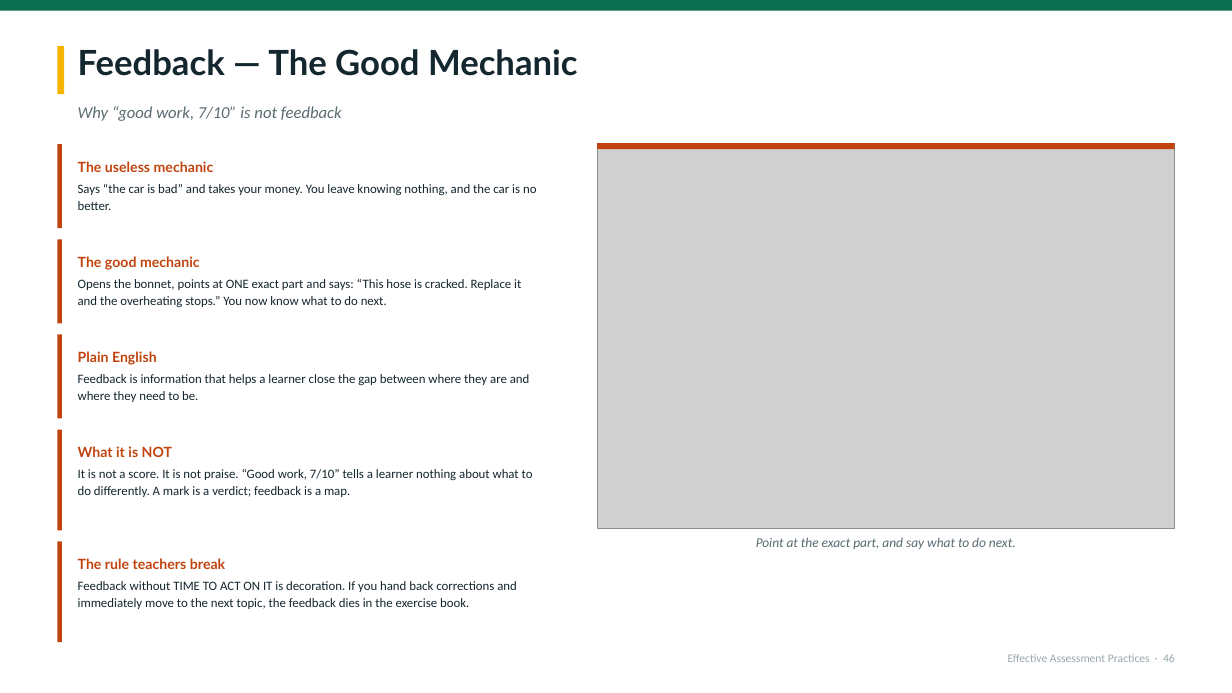
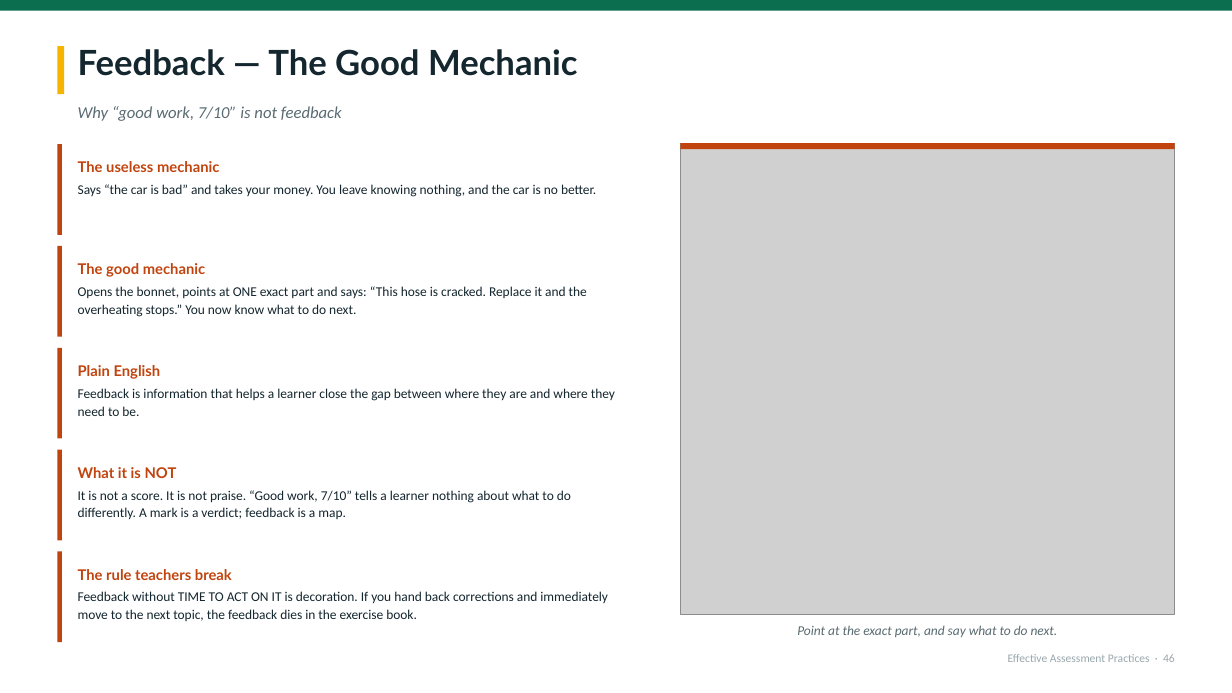
Before and after one commit to kumahemmanuel69-oss/Keelson-ACADEX, a slide deck: slide 46 of deliverables/Effective-Assessment-Practices-KATON-2026.pptx. Drawn at 1232x693 pixels with LibreOffice and Linux fonts; fonts in the diff are those of the drawing; grey boxes stand for pictures. Boxes give left, top, right and bottom in pixels: in the first picture for what was removed or moved away, otherwise in the second. Text is boxed around its words. In the diff, an @@ line names an element or a change of style, - is before the commit and + after.

```diff
--- a/deliverables/Effective-Assessment-Practices-KATON-2026.pptx
+++ b/deliverables/Effective-Assessment-Practices-KATON-2026.pptx
@@ rectangle: place and size @@
-rectangle at (57, 144, 62, 228)
+rectangle at (57, 144, 62, 235)
@@ rounded rectangle: place and size @@
-rounded rectangle at (57, 144, 558, 228)
+rounded rectangle at (57, 144, 641, 235)
@@ picture: place and size @@
-picture at (597, 143, 1175, 529)
+picture at (680, 143, 1175, 615)
@@ rectangle: place and size @@
-rectangle at (597, 143, 1175, 150)
+rectangle at (680, 143, 1175, 150)
@@ text "The useless mechanic" at (78, 161, 596, 197): size 11 to 11.5 pt in "The useless mechanic"; size 10 to 10.5 pt in "Says “the car is bad” and takes ..." @@
@@ rectangle: place and size @@
-rectangle at (57, 239, 62, 323)
+rectangle at (57, 246, 62, 336)
@@ rounded rectangle: place and size @@
-rounded rectangle at (57, 239, 558, 323)
+rounded rectangle at (57, 246, 641, 336)
@@ text "The good mechanic": place and size @@
-text "The good mechanic" at (78, 256, 521, 307)
+text "The good mechanic" at (78, 263, 587, 317)
@@ text "The good mechanic" at (78, 263, 587, 317): size 11 to 11.5 pt in "The good mechanic"; size 10 to 10.5 pt in "Opens the bonnet, points at ONE exact ..." @@
@@ rectangle: place and size @@
-rectangle at (57, 335, 62, 419)
+rectangle at (57, 348, 62, 438)
@@ rounded rectangle: place and size @@
-rounded rectangle at (57, 335, 558, 419)
+rounded rectangle at (57, 348, 641, 438)
@@ text "Plain English": place and size @@
-text "Plain English" at (78, 351, 530, 402)
+text "Plain English" at (78, 365, 615, 416)
@@ text "Plain English" at (78, 365, 615, 416): size 11 to 11.5 pt in "Plain English"; size 10 to 10.5 pt in "Feedback is information that helps a learner ..." @@
@@ rectangle: place and size @@
-rectangle at (57, 430, 62, 531)
+rectangle at (57, 450, 62, 541)
@@ rounded rectangle: place and size @@
-rounded rectangle at (57, 430, 558, 531)
+rounded rectangle at (57, 450, 641, 541)
@@ text "What it is NOT": place and size @@
-text "What it is NOT" at (78, 446, 533, 497)
+text "What it is NOT" at (78, 467, 571, 519)
@@ text "What it is NOT" at (78, 467, 571, 519): size 11 to 11.5 pt in "What it is NOT"; size 10 to 10.5 pt @@
@@ rectangle: place and size @@
-rectangle at (57, 542, 62, 642)
+rectangle at (57, 552, 62, 642)
@@ rounded rectangle: place and size @@
-rounded rectangle at (57, 542, 558, 642)
+rounded rectangle at (57, 552, 641, 642)
@@ text "The rule teachers break": place and size @@
-text "The rule teachers break" at (78, 558, 517, 609)
+text "The rule teachers break" at (78, 569, 608, 621)
@@ text "The rule teachers break" at (78, 569, 608, 621): size 11 to 11.5 pt in "The rule teachers break"; size 10 to 10.5 pt in "Feedback without TIME TO ACT ON IT ..." @@
@@ text "Point at the exact part, ...": place and size @@
-text "Point at the exact part, ..." at (756, 537, 1016, 549)
+text "Point at the exact part, ..." at (797, 625, 1058, 637)
```
Also in this commit, not shown: 22 other slides changed, 2 other files.
